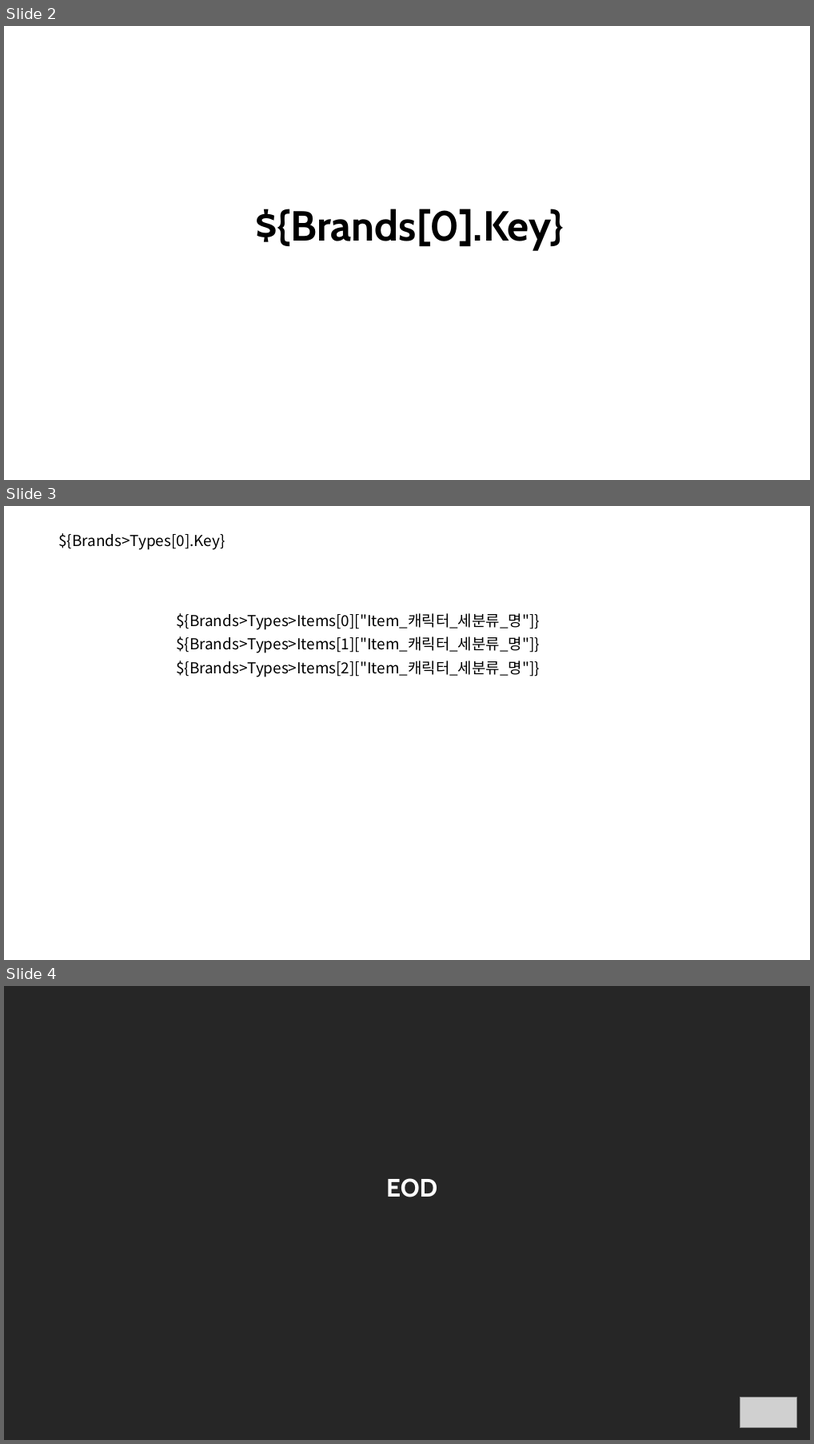
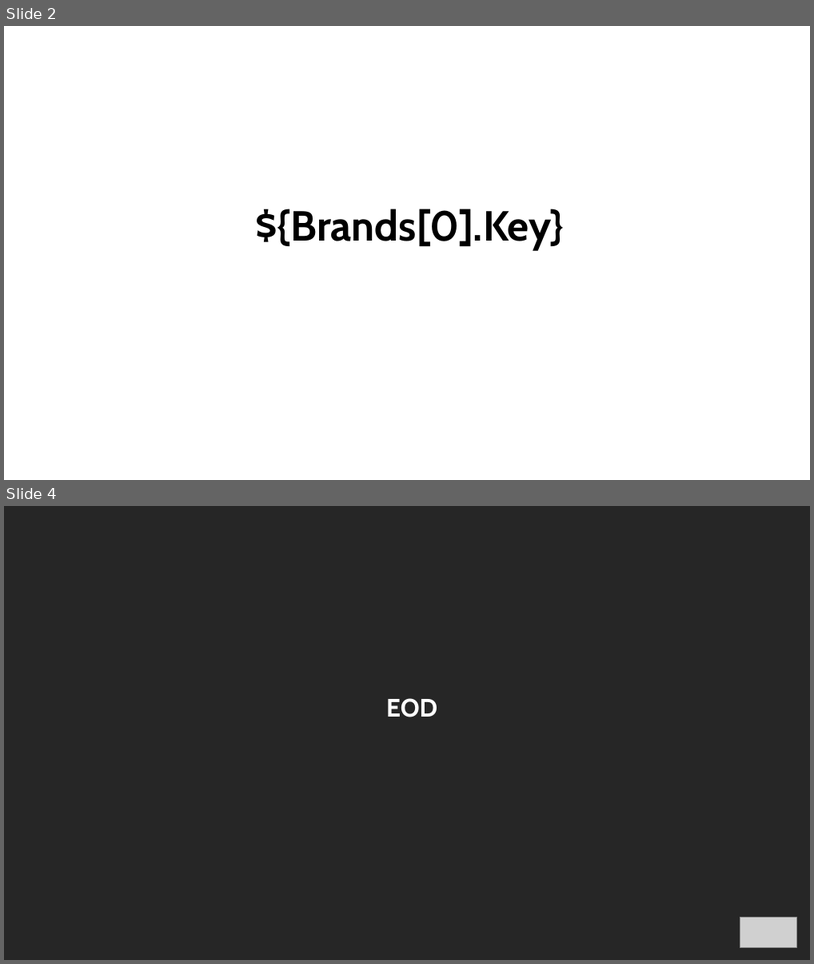
Before and after one commit to iyulab/DocuChef, a slide deck: src/DocuChef.TestConsoleApp/files/deep/test-template.pptx. Shown one above the other, each under a label of ours: slides 2, 3 and 4 before the commit, slides 2 and 4 after it; the slides between them are not shown. The pictures are 814x1444 and 814x964 pixels, drawn with LibreOffice and Linux fonts; fonts in the diff are those of the drawing; grey boxes stand for pictures. Boxes give left, top, right and bottom in pixels: in the first picture for what was removed or moved away, otherwise in the second. Text is boxed around its words. In the diff, an @@ line names an element or a change of style, - is before the commit and + after.

```diff
--- a/src/DocuChef.TestConsoleApp/files/deep/test-template.pptx
+++ b/src/DocuChef.TestConsoleApp/files/deep/test-template.pptx
@@ slide 3 removed at bbox=[4, 506, 810, 960], background #FFFFFF @@
@@ text removed at bbox=[58, 533, 225, 550] @@
-${Brands>Types[0].Key}
@@ text removed at bbox=[176, 613, 540, 630] @@
-${Brands>Types>Items[0]["Item_캐릭터_세분류_명"]}
@@ text removed at bbox=[176, 636, 540, 653] @@
-${Brands>Types>Items[1]["Item_캐릭터_세분류_명"]}
@@ text removed at bbox=[176, 660, 540, 677] @@
-${Brands>Types>Items[2]["Item_캐릭터_세분류_명"]}
```
Also in this commit, not shown: 1 slide added, 7 other files.
